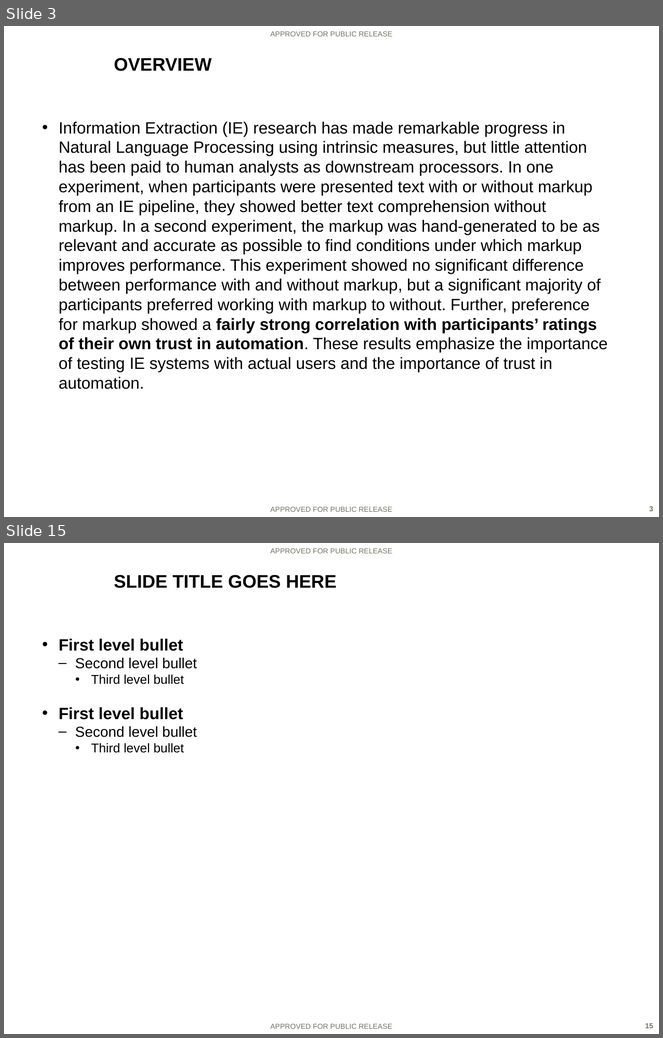
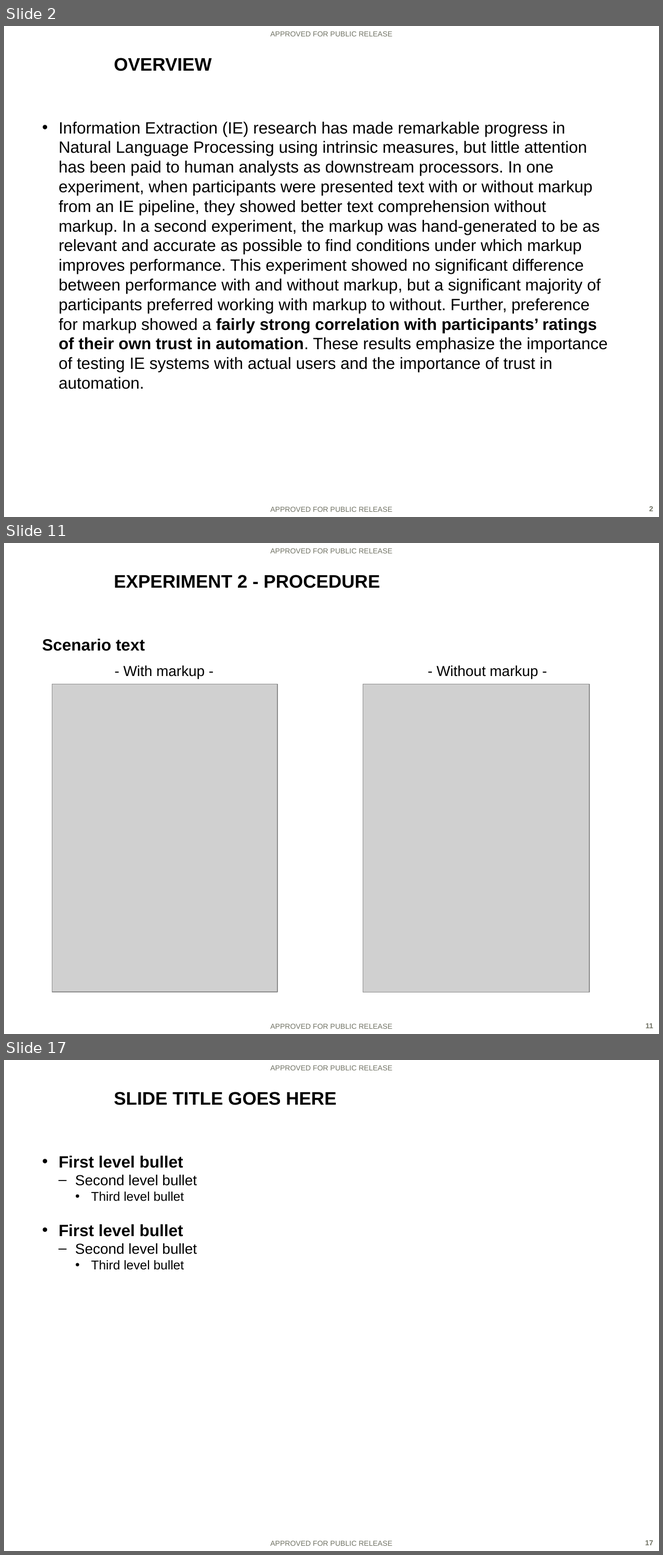
Before and after one commit to ezaroukian/ELICIT-2, a slide deck: analysis/Zaroukian-AHFE-presentation.PPTX. Shown one above the other, each under a label of ours: slides 3 and 15 before the commit, slides 2, 11 and 17 after it; the slides between them are not shown. The pictures are 663x1038 and 663x1555 pixels, drawn with LibreOffice and Linux fonts; fonts in the diff are those of the drawing; grey boxes stand for pictures; background and template pictures are left out. Boxes give left, top, right and bottom in pixels: in the first picture for what was removed or moved away, otherwise in the second. Text is boxed around its words. In the diff, an @@ line names an element or a change of style, - is before the commit and + after.

```diff
--- a/analysis/Zaroukian-AHFE-presentation.PPTX
+++ b/analysis/Zaroukian-AHFE-presentation.PPTX
@@ slide 11 added at (x1=4, y1=543, x2=659, y2=1034), background picture (left out); not listed: 3 template elements that a slide beside it also shows @@
@@ title added at (x1=114, y1=575, x2=380, y2=588), 20 pt, text #000000, bold @@
+EXPERIMENT 2 - PROCEDURE
@@ text added at (x1=42, y1=639, x2=145, y2=651), 18 pt, text #000000, bold @@
+Scenario text
@@ text added at (x1=124, y1=665, x2=205, y2=679), 16 pt, text #000000 @@
+- With markup -
@@ text added at (x1=437, y1=665, x2=538, y2=679), 16 pt, text #000000 @@
+- Without markup -
@@ picture added at (x1=52, y1=684, x2=277, y2=992) @@
@@ picture added at (x1=363, y1=684, x2=590, y2=993) @@
@@ what was slide 3 is now slide 2 @@
@@ what was slide 15 is now slide 17 @@
@@ page number at (x1=645, y1=1540, x2=653, y2=1546): text changed @@
-15
+17
```
Also in this commit, not shown: 4 slides changed, 9 other slides added, 8 slides removed, 1 other file.
